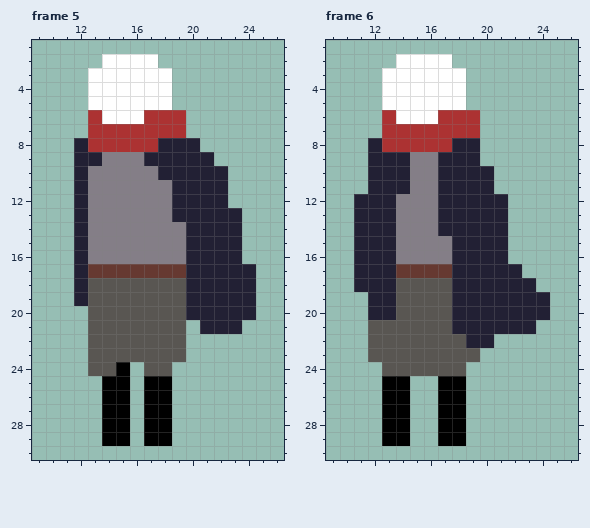
File history of a pixel-art file, aseprite/finalized/recover/Wrecover2.aseprite. The first picture shows the starting point.
32x32 pixels, 6 frames. Shown: frame 5: x 9..26, y 1..30; frame 6: x 9..26, y 1..30.
After the commit:
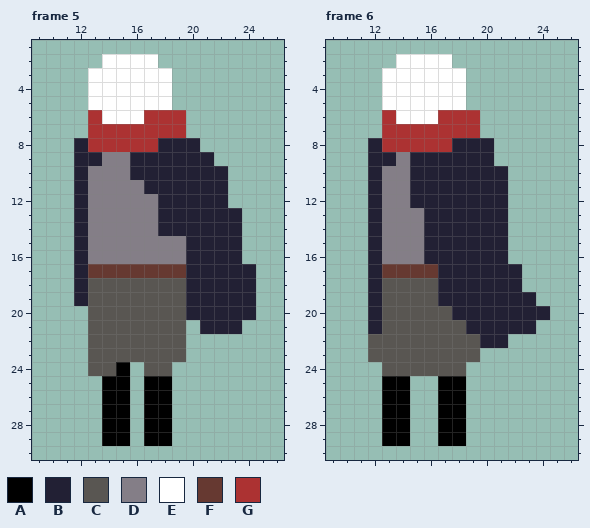
Palette (. is transparent): A #000000  B #222034  C #595652  D #847e87  E #ffffff  F #663931  G #ac3232
What changed:
Changed rows in their new state; - is an unchanged pixel.
Frame 5, layer "cape":
first column x 16:
 9 B---
10 BB--
11 -BB-
12 --B-
13 --B-
14 --BB
Frame 6, layer "cape":
first column x 11:
 8 ---------B----
 9 ---DBB---B----
10 --DDBB----B---
11 --DDBB----B---
12 .-D-BB--------
13 .-D--B--------
14 .-D--B--------
15 .-D--BB-------
16 .-D--BB-------
17 .-F---B-------
18 .-C---B-----.-
19 --C---B------.
20 --C-----------
21 -B-----C------
22 --------C-B---
